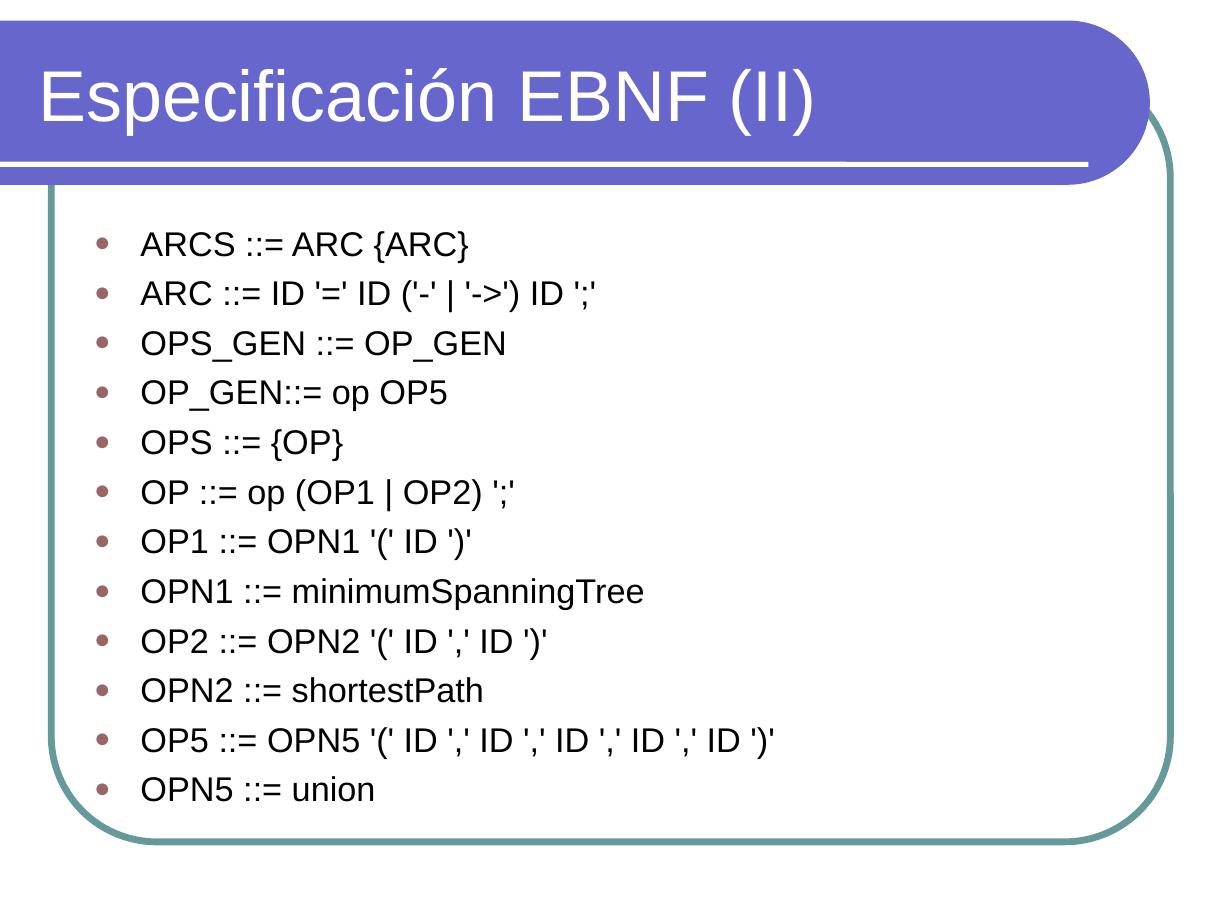
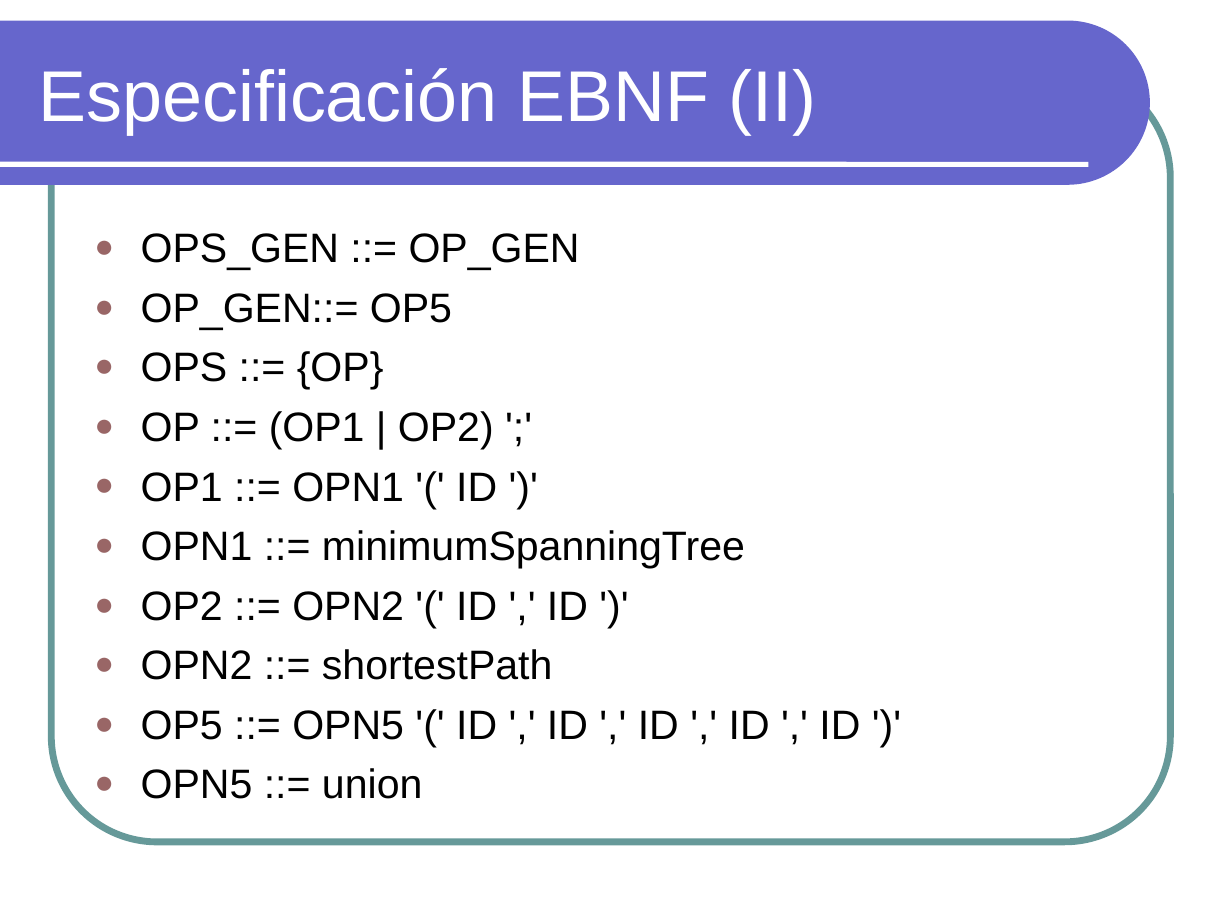
Before and after one commit to txedo/pl-graphs, a slide deck: slide 14 of 2 - Problema y Lenguaje/Sesion1.ppt. Drawn at 1232x924 pixels with LibreOffice and Linux fonts; fonts in the diff are those of the drawing. Boxes give left, top, right and bottom in pixels: in the first picture for what was removed or moved away, otherwise in the second. Text is boxed around its words. In the diff, an @@ line names an element or a change of style, - is before the commit and + after.

```diff
--- a/2 - Problema y Lenguaje/Sesion1.ppt
+++ b/2 - Problema y Lenguaje/Sesion1.ppt
@@ text at (140, 231, 564, 306): paragraphs removed @@
-● ARCS ::= ARC {ARC}
-● ARC ::= ID '=' ID ('-' | '->') ID ';'
@@ text at (141, 233, 860, 799): size 20 to 24 pt in "OPS_GEN ::= OP_GEN", "OPS ::= {OP}", "OP1 ::= OPN1 '(' ID ')'", "OPN1 ::= minimumSpanningTree" and 4 more places; more space between paragraphs @@
@@ text at (141, 293, 452, 330): text changed; size 20 to 24 pt @@
-● OP_GEN::= op OP5
+● OP_GEN::= OP5
@@ text at (141, 411, 494, 449): text changed; size 20 to 24 pt @@
-● OP ::= op (OP1 | OP2) ';'
+● OP ::= (OP1 | OP2) ';'
```
Also in this commit, not shown: 18 other slides changed, 2 slides added.
